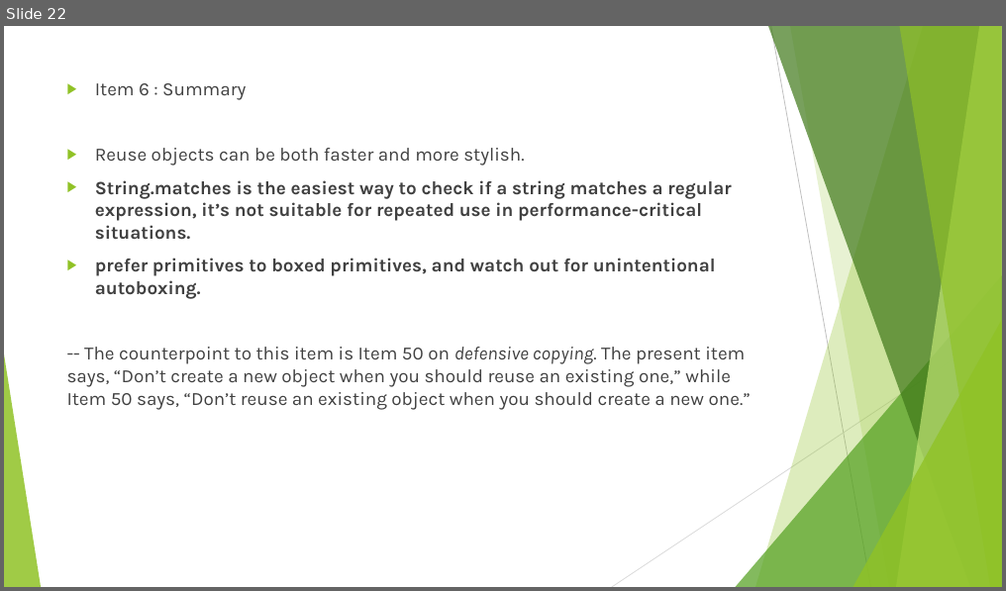
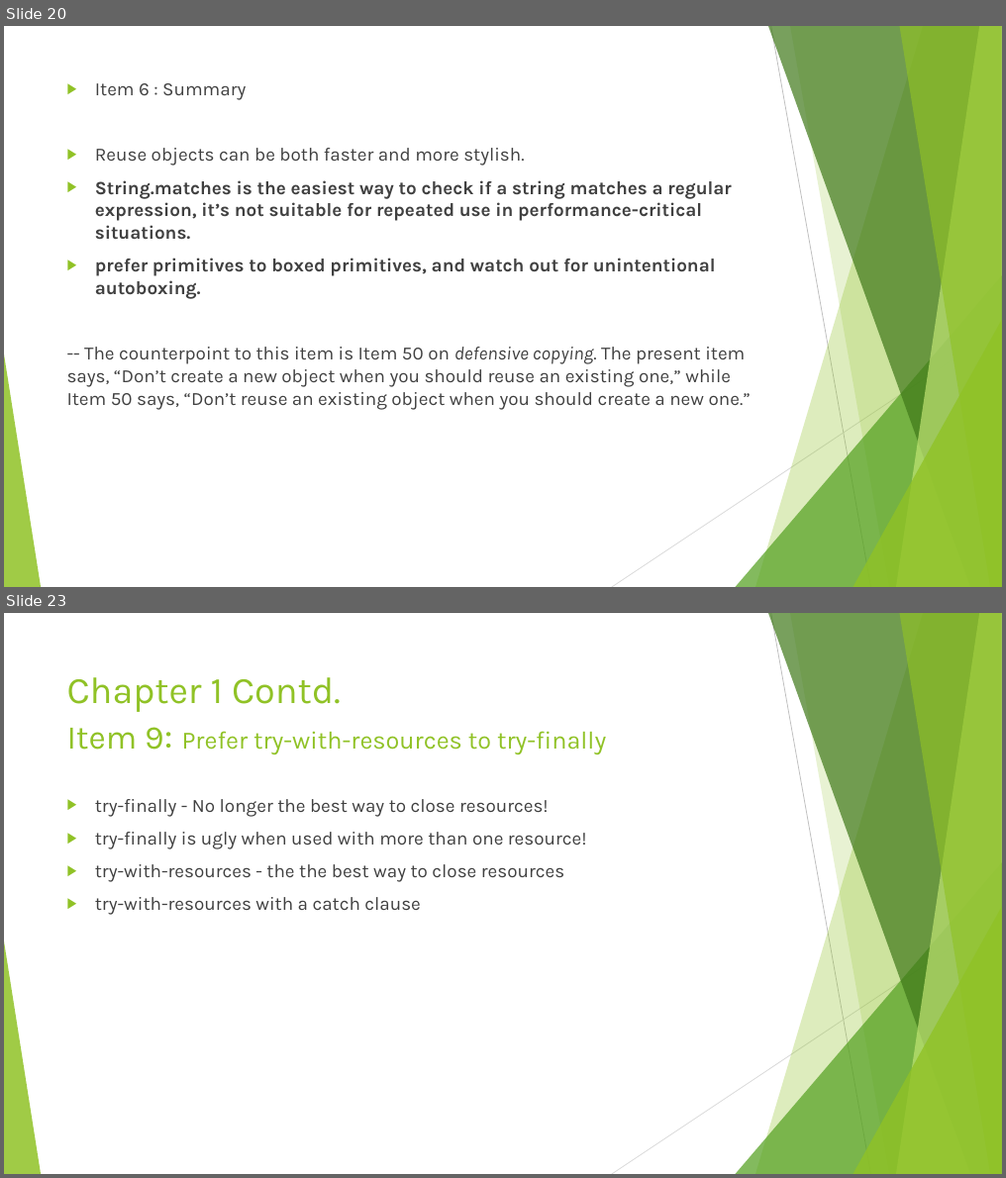
Before and after one commit to chinthanabt/EffectiveJava, a slide deck: EffectiveJava.pptx. Shown one above the other, each under a label of ours: slide 22 before the commit, slides 20 and 23 after it; the slides between them are not shown. The pictures are 1006x591 and 1006x1178 pixels, drawn with LibreOffice and Linux fonts; fonts in the diff are those of the drawing. Boxes give left, top, right and bottom in pixels: in the first picture for what was removed or moved away, otherwise in the second. Text is boxed around its words. In the diff, an @@ line names an element or a change of style, - is before the commit and + after.

```diff
--- a/EffectiveJava.pptx
+++ b/EffectiveJava.pptx
@@ slide 23 added at (4, 613, 1002, 1174), background #FFFFFF; not listed: 10 template elements that a slide beside it also shows @@
@@ title added at (67, 677, 606, 755), 24 pt, text #90C226 @@
+Chapter 1 Contd.
+Item 9: Prefer try-with-resources to try-finally
@@ text added at (95, 799, 587, 915), 18 pt, text #404040 @@
+▶ try-finally - No longer the best way to close resources!
+▶ try-finally is ugly when used with more than one resource!
+▶ try-with-resources - the the best way to close resources
+▶ try-with-resources with a catch clause
@@ what was slide 22 is now slide 20 @@
```
Also in this commit, not shown: 3 slides changed, 2 other slides added, 2 slides removed, 8 other files.
